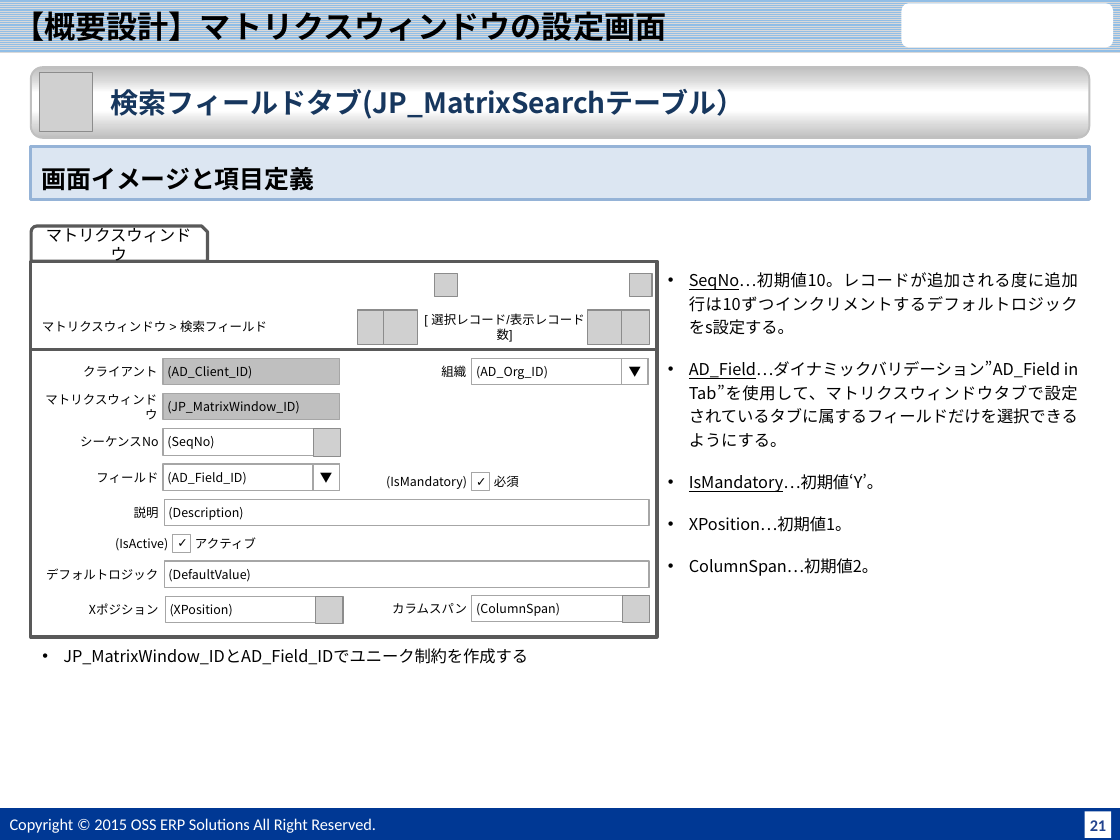
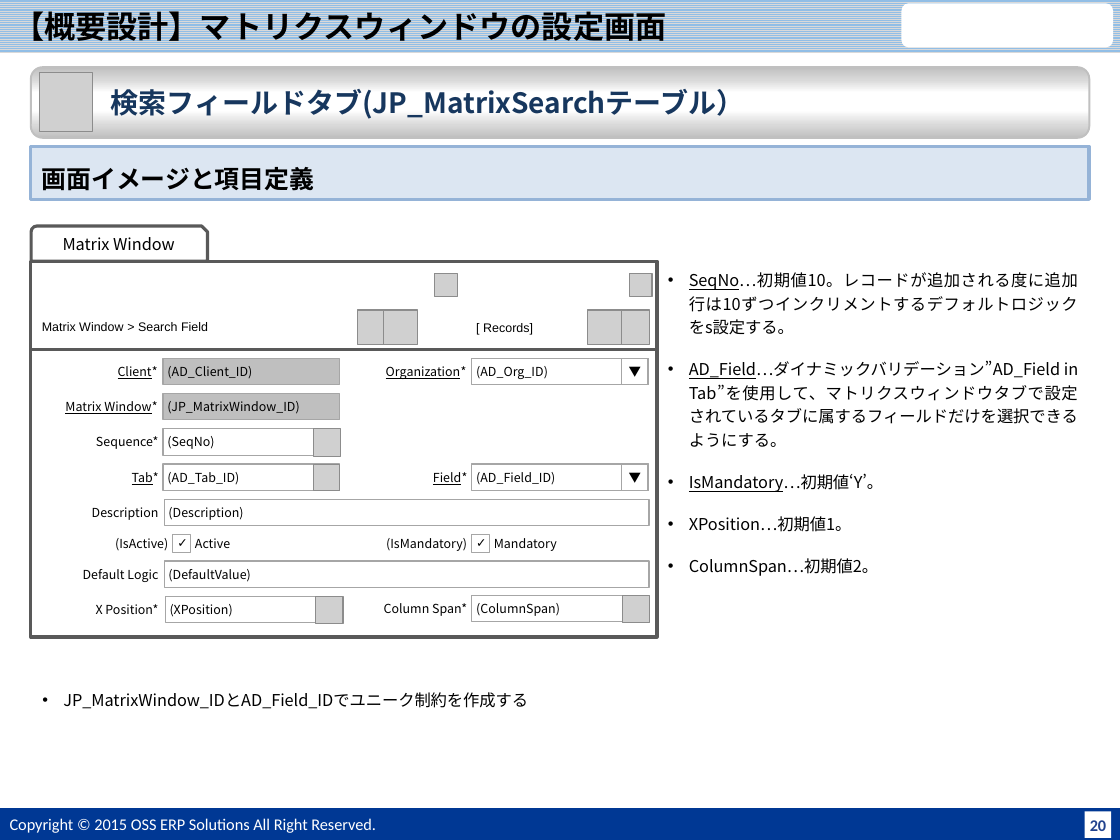
Before and after one commit to JPiere/jpiere.plugin.webui.matrixwindow, a slide deck: slide 21 of Doc/JPIERE-0098_MatrixWindow.pptx (slide 22 before the commit). Drawn at 1120x840 pixels with LibreOffice and Linux fonts; fonts in the diff are those of the drawing; grey boxes stand for pictures; background and template pictures are left out. Boxes give left, top, right and bottom in pixels: in the first picture for what was removed or moved away, otherwise in the second. Text is boxed around its words. In the diff, an @@ line names an element or a change of style, - is before the commit and + after.

Commit message:
improve search condition.

```diff
--- a/Doc/JPIERE-0098_MatrixWindow.pptx
+++ b/Doc/JPIERE-0098_MatrixWindow.pptx
@@ text in snip round rect at (x1=63, y1=237, x2=175, y2=250): text changed @@
-マトリクスウィンドウ
+Matrix Window
@@ text at (x1=42, y1=322, x2=208, y2=331): text changed @@
-マトリクスウィンドウ > 検索フィールド
+Matrix Window > Search Field
@@ text at (x1=483, y1=323, x2=533, y2=335): text changed @@
-[ 選択レコード/表示レコード数]
+[ Records]
@@ text at (x1=118, y1=366, x2=158, y2=379): text changed @@
-クライアント
+Client*
@@ text at (x1=386, y1=366, x2=467, y2=379): text changed @@
-組織
+Organization*
@@ text at (x1=65, y1=401, x2=157, y2=414): text changed @@
-マトリクスウィンドウ
+Matrix Window*
@@ text at (x1=96, y1=436, x2=158, y2=449): text changed @@
-シーケンスNo
+Sequence*
@@ text at (x1=132, y1=472, x2=159, y2=485): text changed @@
-フィールド
+Tab*
@@ text in rectangle at (x1=167, y1=472, x2=239, y2=485): text changed @@
-(AD_Field_ID)
+(AD_Tab_ID)
@@ picture added at (x1=314, y1=465, x2=339, y2=491) @@
@@ text added at (x1=433, y1=472, x2=467, y2=485), 8 pt, text #000000, underline @@
+Field*
@@ rectangle added at (x1=472, y1=464, x2=647, y2=491), fill #FFFFFF, outline #A6A6A6 0.75 pt, 8 pt, text #000000 @@
+(AD_Field_ID)
@@ text removed at (x1=494, y1=475, x2=519, y2=487) @@
-必須
@@ rectangle "▼" moved from (x1=312, y1=464, x2=339, y2=491) to (x1=622, y1=464, x2=648, y2=491) @@
@@ text at (x1=92, y1=507, x2=159, y2=520): text changed @@
-説明
+Description
@@ text at (x1=195, y1=538, x2=230, y2=548): text changed @@
-アクティブ
+Active
@@ text "(IsMandatory)" moved from (x1=386, y1=476, x2=467, y2=489) to (x1=386, y1=538, x2=467, y2=551) @@
@@ rectangle moved from (x1=472, y1=473, x2=489, y2=491) to (x1=472, y1=534, x2=489, y2=552) @@
@@ text added at (x1=494, y1=538, x2=557, y2=551), 8 pt, text #000000 @@
+Mandatory
@@ text at (x1=83, y1=569, x2=158, y2=582): text changed @@
-デフォルトロジック
+Default Logic
@@ text at (x1=96, y1=604, x2=158, y2=614): text changed @@
-Xポジション
+X Position*
@@ text at (x1=384, y1=603, x2=467, y2=616): text changed @@
-カラムスパン
+Column Span*
@@ text "JP_MatrixWindow_IDとAD_Field_IDでユニーク制約を作成する" moved from (x1=63, y1=648, x2=528, y2=665) to (x1=63, y1=692, x2=528, y2=709) @@
@@ page number at (x1=1090, y1=820, x2=1106, y2=831): text changed @@
-21
+20
```
Also in this commit, not shown: 4 other slides changed, 4 slides added, 5 slides removed, 4 other files.
